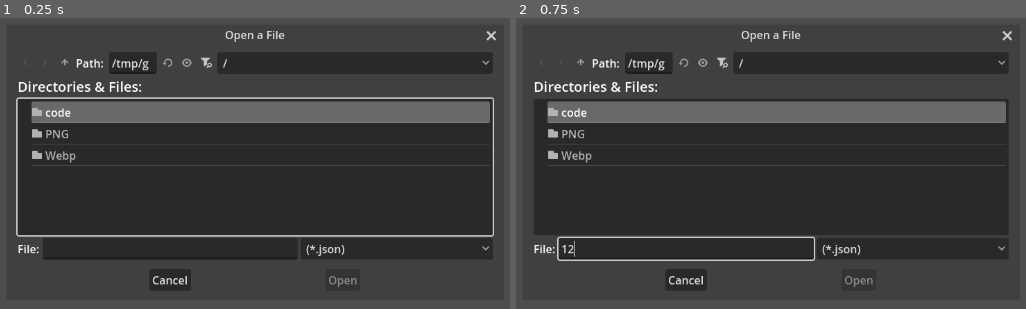
Above: before the commit, frames 1-2 (left to right).
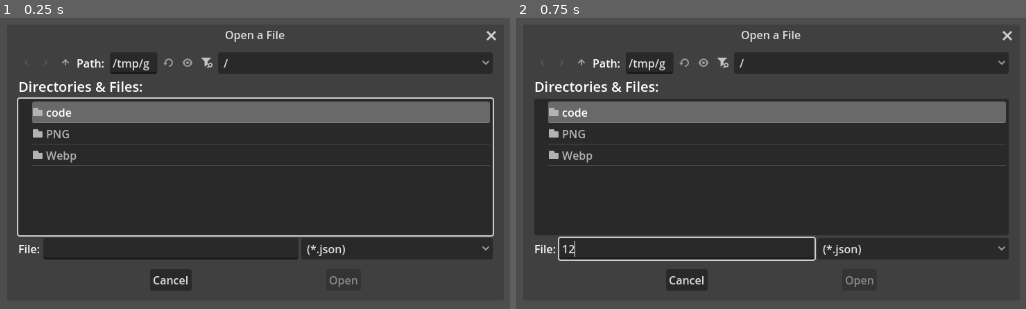
Above: after the commit, the same moments.

Repository: lukastan/hardSat_visualizer
Game: Godot game, scene res://node_2d.tscn
Two runs of this game, one before a commit and one after it. Both use one fixed random seed, a clock stepped at 60 frames per second and the inputs below.
Inputs (mouse positions are in pixels of both pictures, inside the frame that each line leads up to):
- Up to frame 1 (0.25 s): no input
- Up to frame 2 (0.75 s): click (684, 247) at 0.52 s; type "12" at 0.6 s

The runs differ from the first frame. In frame 1, 1.7% of the frame differs, in the area x 3-71%, y 13-93%; in frame 2, 1.5%.

Commit message:
Prikaz hardvera dodat.

Diff:
--- a/code/graph.json
+++ b/code/graph.json
@@ -19,26 +19,31 @@
   ],
   "nodes": [
 	{
+	  "dist": 3,
 	  "id": 0,
 	  "label": "p",
 	  "type": "input"
 	},
 	{
+	  "dist": 2,
 	  "id": 1,
 	  "label": "NOT",
 	  "type": "gate"
 	},
 	{
+	  "dist": 2,
 	  "id": 2,
 	  "label": "q",
 	  "type": "input"
 	},
 	{
+	  "dist": 1,
 	  "id": 3,
 	  "label": "OR",
 	  "type": "gate"
 	},
 	{
+	  "dist": 0,
 	  "id": 4,
 	  "label": "OUT",
 	  "type": "output"
--- a/code/main.gd
+++ b/code/main.gd
@@ -2,8 +2,15 @@
 
 var file_dialog: FileDialog
 
-var nodes = {}
+var nodes = []
 var edges = []
+var node_pos = {}
+var and_tex: Texture2D
+var or_tex: Texture2D
+var nand_tex: Texture2D
+var nor_tex: Texture2D
+var not_tex: Texture2D
+var xor_tex: Texture2D
 
 func _on_file_selected(path: String):
 	print("Selected file: ", path)
@@ -23,27 +30,64 @@
 		return
 
 	var data = result.data
-	print("Our data: ", data)
+	# print("Our data: ", data)
 
 	if data.has("edges"):
 		edges = data["edges"]
 
 	if data.has("nodes"):
-		nodes = data["nodes"];
+		nodes = data["nodes"]
+		nodes.sort_custom(func(a, b):
+			return a.get("dist", -1) > b.get("dist", -1)
+		)
 
 	queue_redraw()
 
 func _draw():
+	if !nodes.is_empty():
+		var start_node = nodes.front();
+		var vertical = 100
+		var horizontal = 100
+		var pos = Vector2(100, 100)
+		for node in nodes:
+			if(node["dist"] != start_node["dist"]):
+				start_node = node
+				vertical = 100
+				horizontal += 100
+
+			pos = Vector2(horizontal, vertical)
+			if(node["type"] == "gate"):
+				match node["label"]:
+					"AND":
+						draw_texture(and_tex, pos)
+					"OR":
+						draw_texture(or_tex, pos)
+					"NAND":
+						draw_texture(nand_tex, pos)
+					"NOR":
+						draw_texture(nor_tex, pos)
+					"NOT":
+						draw_texture(not_tex, pos)
+					"XOR":
+						draw_texture(xor_tex, pos)
+			else:
+				draw_string(ThemeDB.fallback_font, pos, node["label"], HORIZONTAL_ALIGNMENT_LEFT, -1, 20, Color.WHITE)
+			node_pos[node.id] = pos
+			vertical += 100
+
 	for edge in edges:
-		var fir = edge[0]
-		var sec = edge[1]
-		draw_line(Vector2(1, 1), Vector2(1, 1), Color.WHITE, 5)
-
-	for id in nodes:
-		draw_circle(Vector2(0, 0), 15, Color.SKY_BLUE)
-		draw_string(ThemeDB.fallback_font, Vector2(20, 5), id.label, HORIZONTAL_ALIGNMENT_LEFT, -1, 16, Color.WHITE)
+		var start_pos = node_pos[edge[0]]
+		var end_pos = node_pos[edge[1]]
+		draw_line(start_pos, end_pos, Color.BLACK, 5)
 
 func _ready():
+	and_tex = load("res://PNG/And.png")
+	or_tex = load("res://PNG/Or.png")
+	nand_tex = load("res://PNG/Nand.png")
+	nor_tex = load("res://PNG/Nor.png")
+	not_tex = load("res://PNG/Not.png")
+	xor_tex = load("res://PNG/Xor.png")
+
 	file_dialog = FileDialog.new()
 	file_dialog.access = FileDialog.ACCESS_FILESYSTEM
 	file_dialog.file_mode = FileDialog.FILE_MODE_OPEN_FILE
Not shown, changed: code/ast
Not shown, changed: code/ast.cpp
Not shown, changed: code/jsonGraph.hpp
